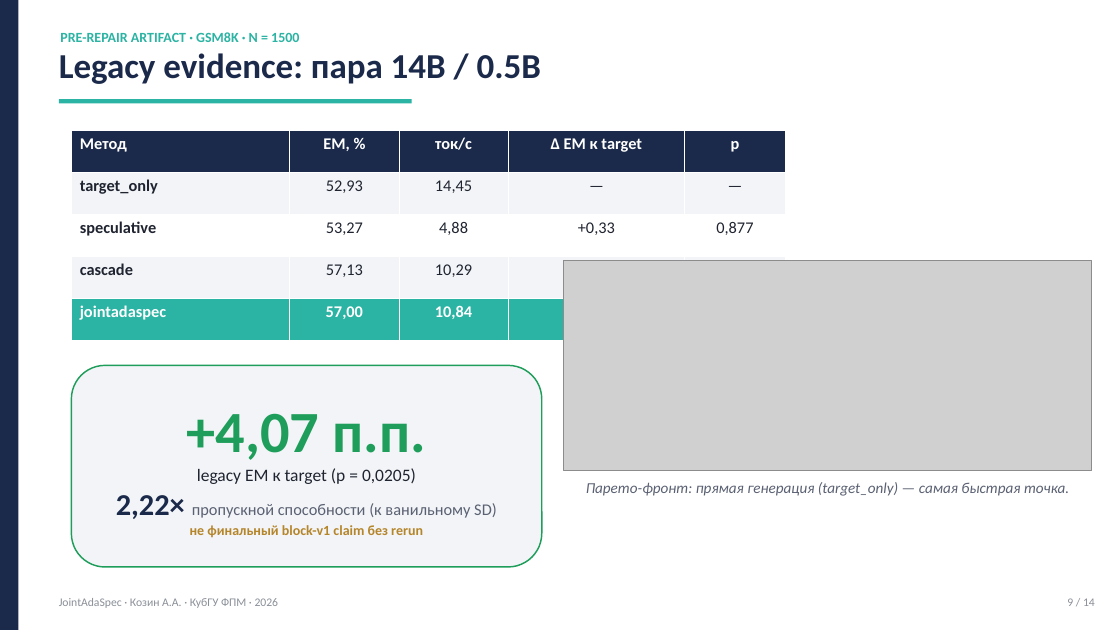
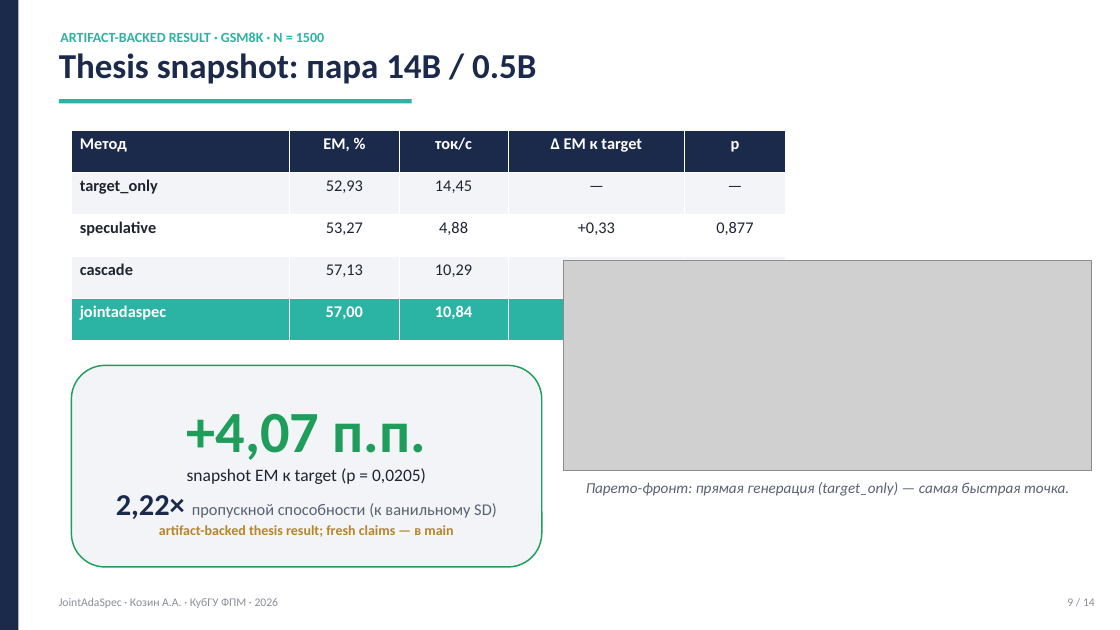
Before and after one commit to levvius/adaptive-speculative-decoding, a slide deck: slide 9 of papers/dist/JointAdaSpec_defense.pptx. Drawn at 1120x630 pixels with LibreOffice and Linux fonts; fonts in the diff are those of the drawing; grey boxes stand for pictures. Boxes give left, top, right and bottom in pixels: in the first picture for what was removed or moved away, otherwise in the second. Text is boxed around its words. In the diff, an @@ line names an element or a change of style, - is before the commit and + after.

Commit message:
chore: rebuild defense deck for thesis snapshot framing

```diff
--- a/papers/dist/JointAdaSpec_defense.pptx
+++ b/papers/dist/JointAdaSpec_defense.pptx
@@ text at (x1=59, y1=53, x2=536, y2=84): text changed @@
-Legacy evidence: пара 14B / 0.5B
+Thesis snapshot: пара 14B / 0.5B
@@ text at (x1=60, y1=32, x2=324, y2=42): text changed @@
-PRE-REPAIR ARTIFACT · GSM8K · N = 1500
+ARTIFACT-BACKED RESULT · GSM8K · N = 1500
@@ text in rounded rectangle at (x1=187, y1=468, x2=426, y2=484): text changed @@
-legacy EM к target (p = 0,0205)
+snapshot EM к target (p = 0,0205)
@@ text in rounded rectangle at (x1=159, y1=525, x2=453, y2=537): text changed @@
-не финальный block-v1 claim без rerun
+artifact-backed thesis result; fresh claims — в main
```
Also in this commit, not shown: 4 other slides changed, 2 other files.
